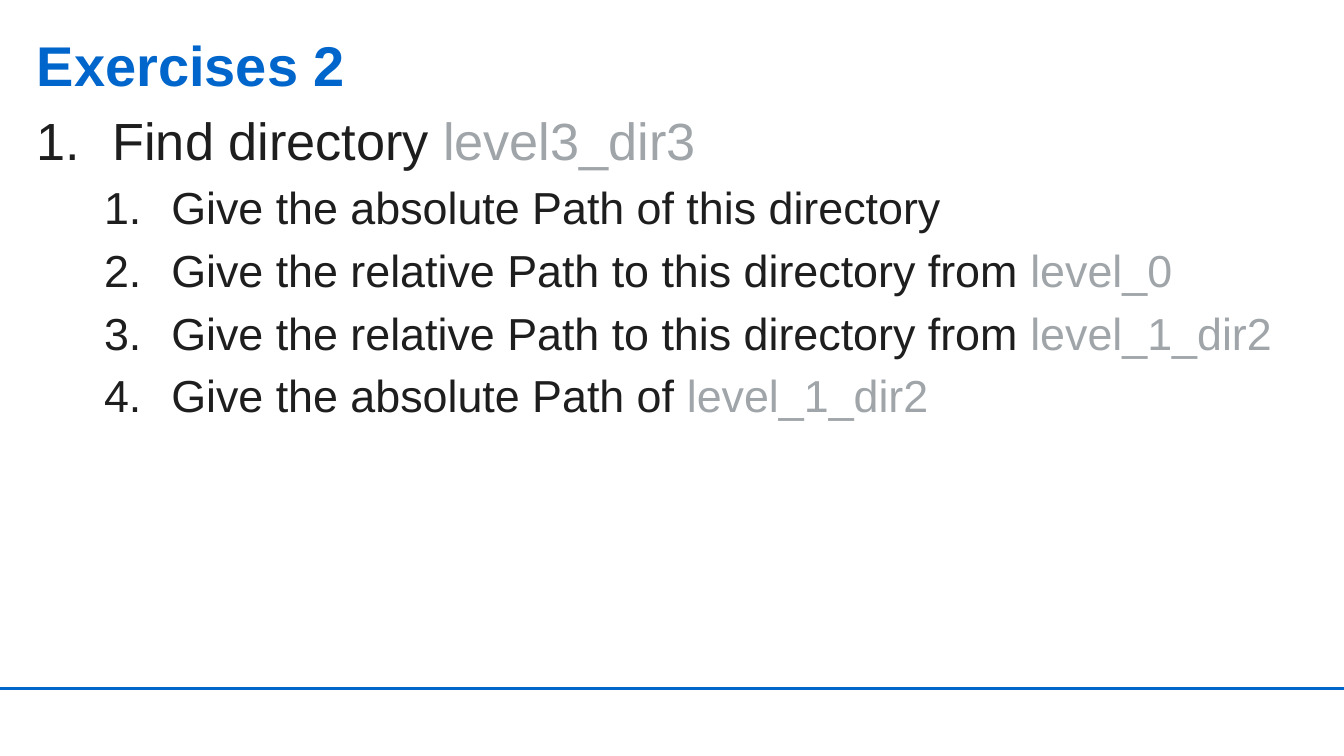
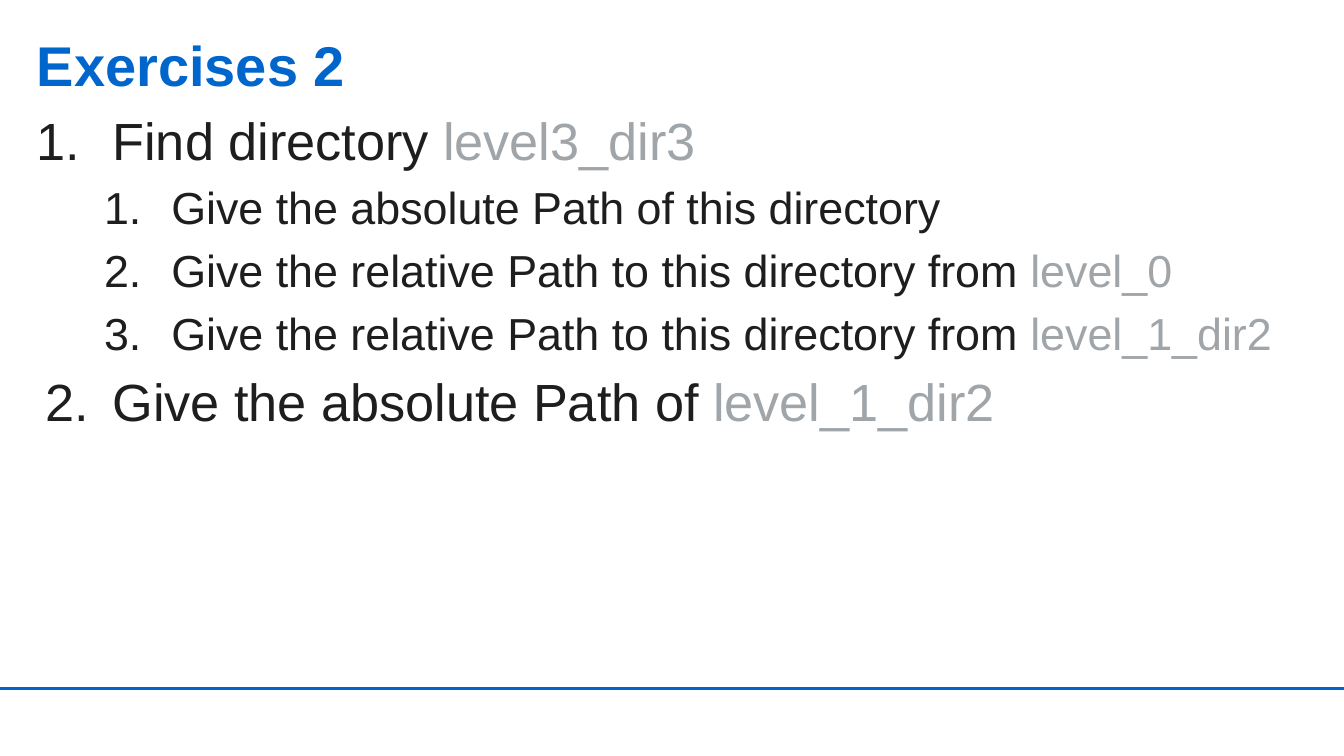
Before and after one commit to UdoGi/KCCR_snakemake_pipeline, a slide deck: slide 15 of slides/ghana_linux_basics.pptx. Drawn at 1344x756 pixels with LibreOffice and Linux fonts; fonts in the diff are those of the drawing; background and template pictures are left out. Boxes give left, top, right and bottom in pixels: in the first picture for what was removed or moved away, otherwise in the second. Text is boxed around its words. In the diff, an @@ line names an element or a change of style, - is before the commit and + after.

```diff
--- a/slides/ghana_linux_basics.pptx
+++ b/slides/ghana_linux_basics.pptx
@@ text at [112, 383, 995, 431]: size 24 to 28 pt in "Give the absolute Path of level_1_dir2"; list level 2 to 1 in "Give the absolute Path of ..." @@
```
Also in this commit, not shown: 2 other slides changed, 7 slides added.
